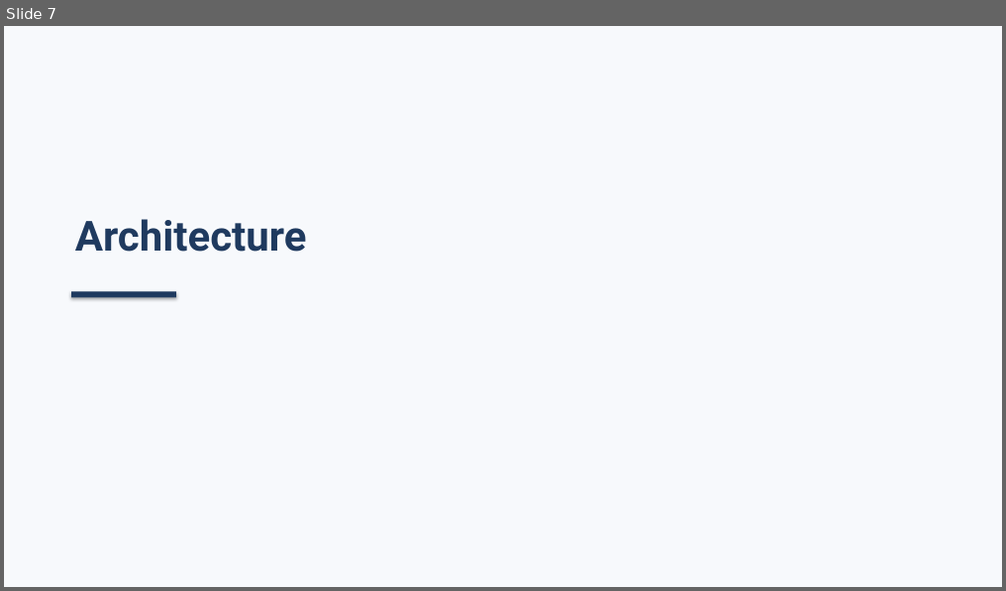
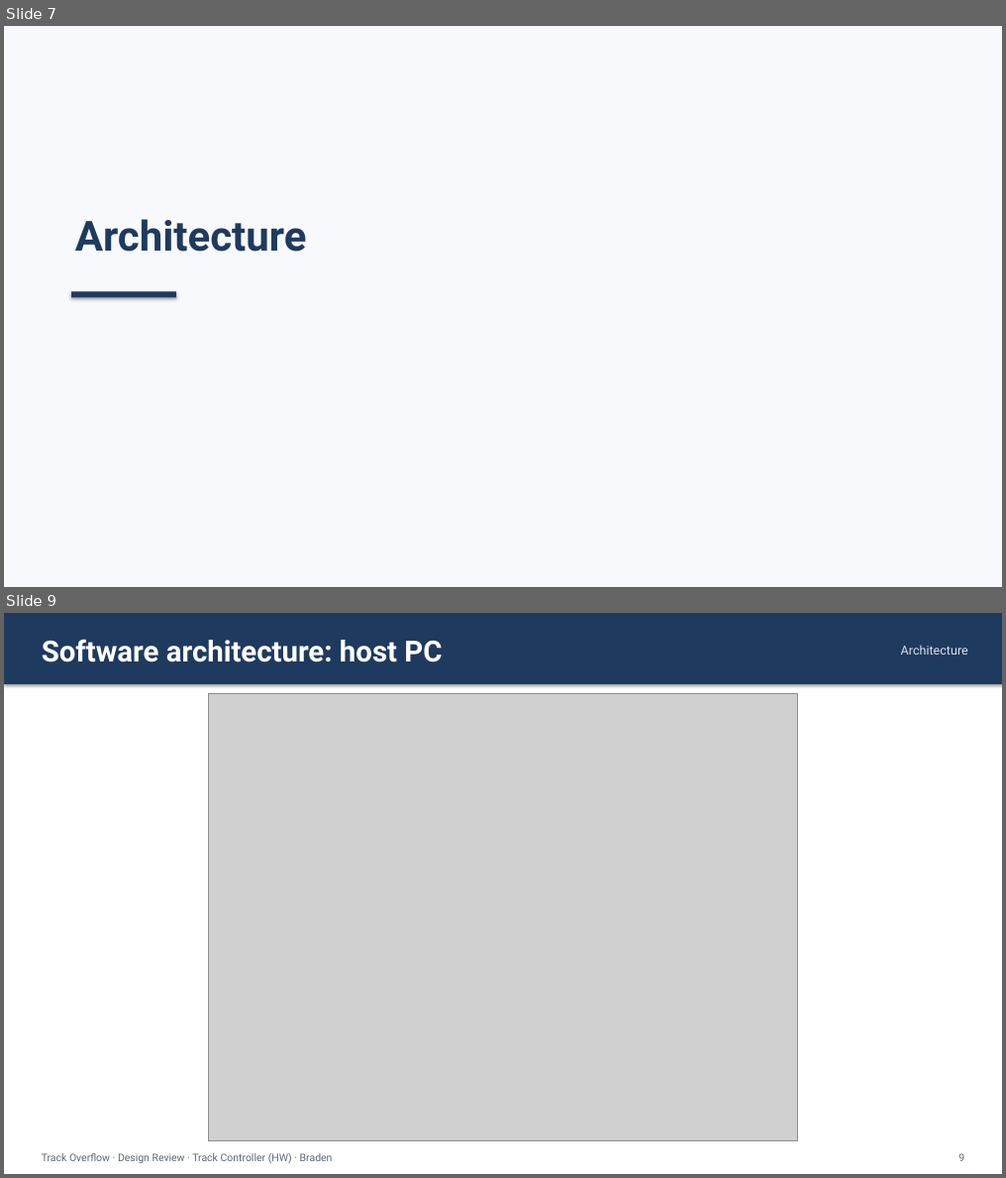
Before and after one commit to Landiss04/Track-Overflow, a slide deck: documents/slides/design_review_track_ctrl_hw.pptx. Shown one above the other, each under a label of ours: slide 7 before the commit, slides 7 and 9 after it; the slides between them are not shown. The pictures are 1006x591 and 1006x1178 pixels, drawn with LibreOffice and Linux fonts; fonts in the diff are those of the drawing; grey boxes stand for pictures. Boxes give left, top, right and bottom in pixels: in the first picture for what was removed or moved away, otherwise in the second. Text is boxed around its words. In the diff, an @@ line names an element or a change of style, - is before the commit and + after.

Commit message:
Design review deck: larger, split class diagrams; zoomed architecture
- Split the host-side, core and boundary-type class diagrams into
  smaller diagrams, one per slide, so each fills the slide width.
- Added zoomed host PC and Raspberry Pi crops of the architecture
  diagram, following hand edits to the deck.
- Diagram slides start right under the title bar; edge-to-edge slides
  drop the footer.
- Removed in-image titles from every diagram (the slide and SDD
  headings name them).

```diff
--- a/documents/slides/design_review_track_ctrl_hw.pptx
+++ b/documents/slides/design_review_track_ctrl_hw.pptx
@@ slide 9 added at (4, 613, 1002, 1174), background #FFFFFF @@
@@ rectangle added at (4, 613, 1002, 684), fill #1F3A5F @@
@@ text added at (42, 639, 442, 663), 28 pt, text #FFFFFF, bold @@
+Software architecture: host PC
@@ text added at (901, 645, 968, 655), 12 pt, text #D9E2EC @@
+Architecture
@@ picture added at (208, 693, 797, 1141) @@
@@ text added at (42, 1154, 333, 1163), 10 pt, text #5B6775 @@
+Track Overflow · Design Review · Track Controller (HW) · Braden
@@ text added at (958, 1154, 964, 1161), 10 pt, text #5B6775 @@
+9
```
Also in this commit, not shown: 21 slides changed, 5 other slides added, 41 other files.
